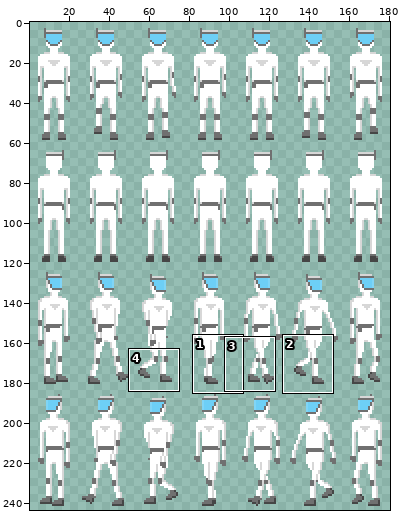
Two versions of one sprite sheet, Project F/Assets/Sprites/Chars/MainCharSheet.png. The picture above shows the old version from afar; the outline marks the close-up.
Close-up. Before the commit:
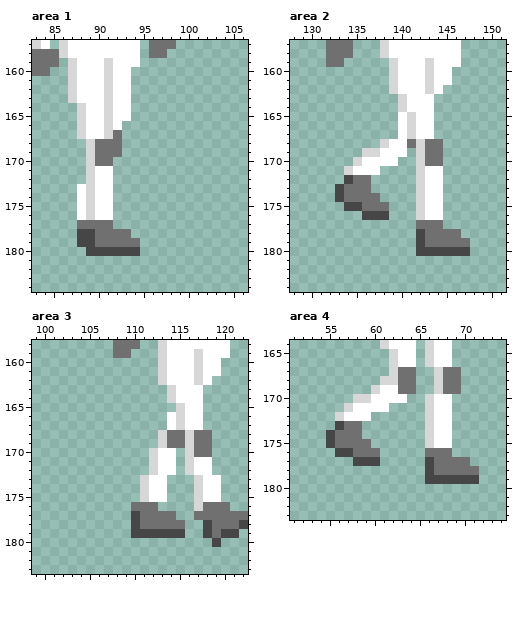
The file is 182x244 pixels. Shown: area 1: x 83..106, y 157..184; area 2: x 128..151, y 157..184; area 3: x 99..122, y 158..183; area 4: x 51..74, y 164..183. The wide view leaves out empty margins. The commit also changed other parts of the picture, which this record leaves out.
The same view after the edit:
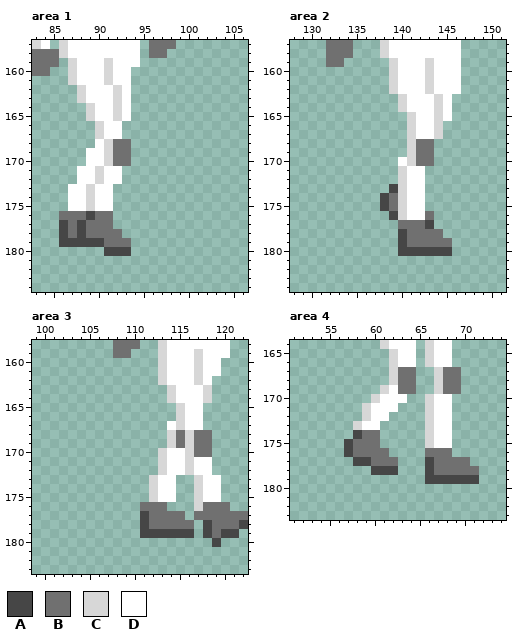
Palette (. is transparent): A #464646  B #707070  C #d7d7d7  D #ffffff
What changed:
--- area 1
@@ x 84..96 @@
 161 ...CDDDCDD...
-162 ...CDDDCDD...
-163 ...CDDDCDD...
-164 ....CDDCDD...
-165 ....CDDCDD...
-166 ....CDDCD....
-167 ....CDDCB....
-168 .....CBBB....
-169 .....CBBB....
-170 .....CBB.....
-171 .....CDD.....
-172 .....CDD.....
-173 ....DCDD.....
-174 ....DCDD.....
-175 ....DCDD.....
-176 ....DCDD.....
-177 ....BBBB.....
-178 ....AABBBB...
-179 ....AABBBBB..
-180 .....AAAAAA..
+162 ....CDDDCD...
+163 ....CDDDCD...
+164 .....CDDCD...
+165 .....CDDCD...
+166 ......CDD....
+167 ......CDD....
+168 ......DCBB...
+169 .....DDCBB...
+170 .....DDCBB...
+171 ....DDCDD....
+172 ....DDCDD....
+173 ...DDCDD.....
+174 ...DDCDD.....
+175 ...DDCDD.....
+176 ..BBBABB.....
+177 ..ABABBB.....
+178 ..ABABBBB....
+179 ..AAAAABBB...
+180 .......AAA...
 181 .............
--- area 2
@@ x 128..151 @@
 159 ....BB.....CDDDCDDD.....
-160 ...........CDDDCDD......
-161 ...........CDDDCDD......
-162 ...........CDDDCD.......
-163 ............CDDD........
-164 ............CDDD........
-165 ............DCDD........
-166 ............DCDD........
-167 ............DCDD........
-168 ..........CDDBCBB.......
-169 ........CCDDD.CBB.......
-170 .......CDDDD..CBB.......
-171 ......CDDD....CDD.......
-172 ......ABB.....CDD.......
-173 .....ABBB.....CDD.......
-174 .....ABBBB....CDD.......
-175 ......AABBB...CDD.......
-176 ........AAA...CDD.......
-177 ..............BBB.......
-178 ..............ABBBB.....
-179 ..............ABBBBB....
-180 ..............AAAAAA....
+160 ...........CDDDCDDD.....
+161 ...........CDDDCDDD.....
+162 ...........CDDDCDDD.....
+163 ............CDDDCD......
+164 ............CDDDCD......
+165 .............CDDCD......
+166 .............CDDC.......
+167 .............CDDC.......
+168 .............CBB........
+169 .............CBB........
+170 ............DCBB........
+171 ............CDD.........
+172 ............CDD.........
+173 ...........ACDD.........
+174 ..........ABCDD.........
+175 ..........ABCDD.........
+176 ...........ACDDB........
+177 ............BBBA........
+178 ............ABBBB.......
+179 ............ABBBBB......
+180 ............AAAAAA......
 181 ........................
--- area 3
@@ x 108..120 @@
 162 .....CDDDCD..
-163 ......CDDD...
-164 ......CDDD...
+163 ......CDDDC..
+164 ......CDDDC..
 165 .......CDD...
-166 ......DCDD...
+166 .......CDD...
 167 ......DCDD...
-168 .....CBBCBB..
-169 .....CBBCBB..
-170 ....CDD.CBB..
-171 ....CDD.CDD..
-172 ....CDD.CDD..
-173 ...CDD...CDD.
-174 ...CDD...CDD.
-175 ...CDD...CDD.
-176 ..BBB....CBBB
-177 ..ABBBB..BBBB
-178 ..ABBBBB..ABB
-179 ..AAAAAA..ABA
+168 ......CBCBB..
+169 ......CBCBB..
+170 .....CDDCBB..
+171 .....CDDCDD..
+172 .....CDDCDD..
+173 ....CDD..CDD.
+174 ....CDD..CDD.
+175 ....CDD..CDD.
+176 ...BBB...CBBB
+177 ...ABBBB.BBBB
+178 ...ABBBBB.ABB
+179 ...AAAAAA.ABA
 180 ...........A.
--- area 4
@@ x 53..64 @@
 167 .........CBB
-168 ........CCBB
-169 .......CDDBB
-170 .....CCDDDD.
-171 ....CDDDD...
-172 ...CDDD.....
-173 ...ABB......
-174 ..ABBB......
-175 ..ABBBB.....
-176 ...AABBB....
-177 .....AAA....
-178 ............
+168 .........CBB
+169 ........CDBB
+170 .......CDDD.
+171 ......CDDD..
+172 ......CDD...
+173 .....CDD....
+174 .....ABB....
+175 ....ABBB....
+176 ....ABBBB...
+177 .....AABBB..
+178 .......AAA..
 179 ............
Changed places in both close-ups, as pixel boxes (x1, y1, x2, y2):
changed: (59, 85, 140, 256)
changed: (335, 67, 470, 256)
changed: (131, 385, 212, 538)
changed: (326, 376, 398, 475)
